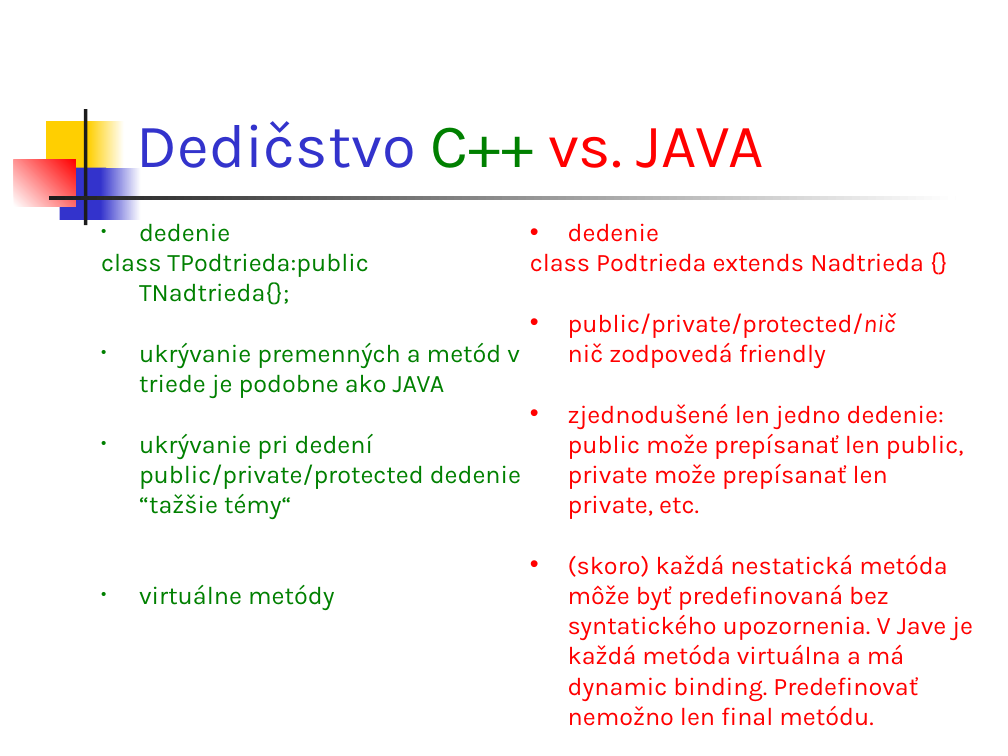
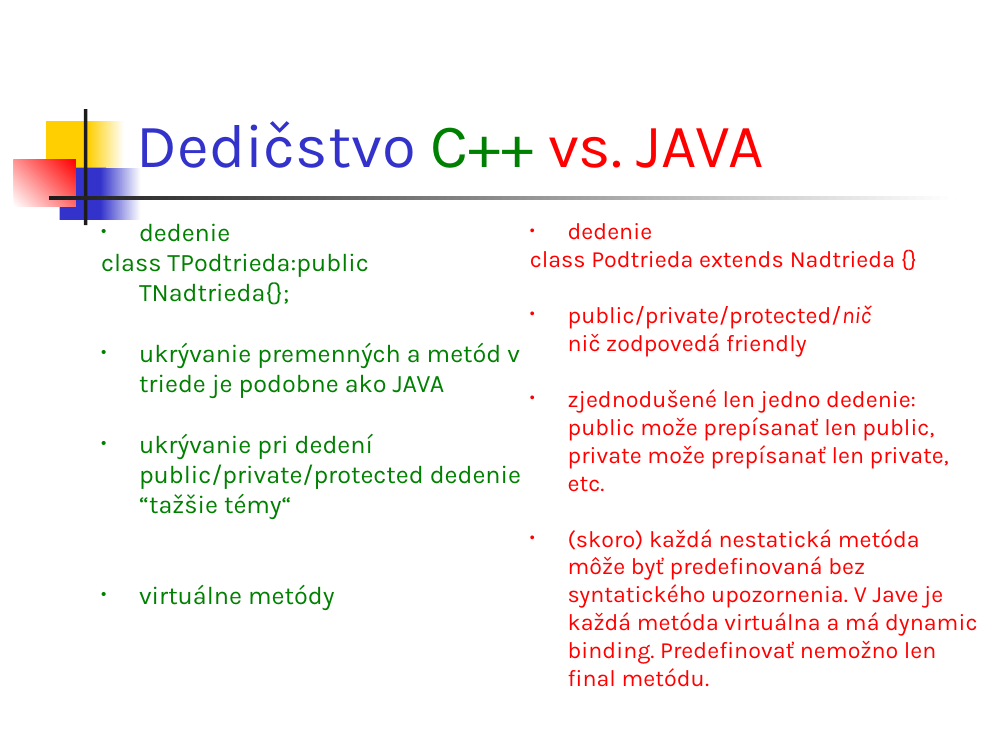
Before and after one commit to Programovanie4/Prednasky, a slide deck: slide 34 of 03/03_java.ppt. Drawn at 1008x756 pixels with LibreOffice and Linux fonts; fonts in the diff are those of the drawing. Boxes give left, top, right and bottom in pixels: in the first picture for what was removed or moved away, otherwise in the second. Text is boxed around its words. In the diff, an @@ line names an element or a change of style, - is before the commit and + after.

```diff
--- a/03/03_java.ppt
+++ b/03/03_java.ppt
@@ text "dedenie" at (530,223,977,687): size 18 to 16.6 pt @@
```
Also in this commit, not shown: 4 other slides changed, 2 other files.
